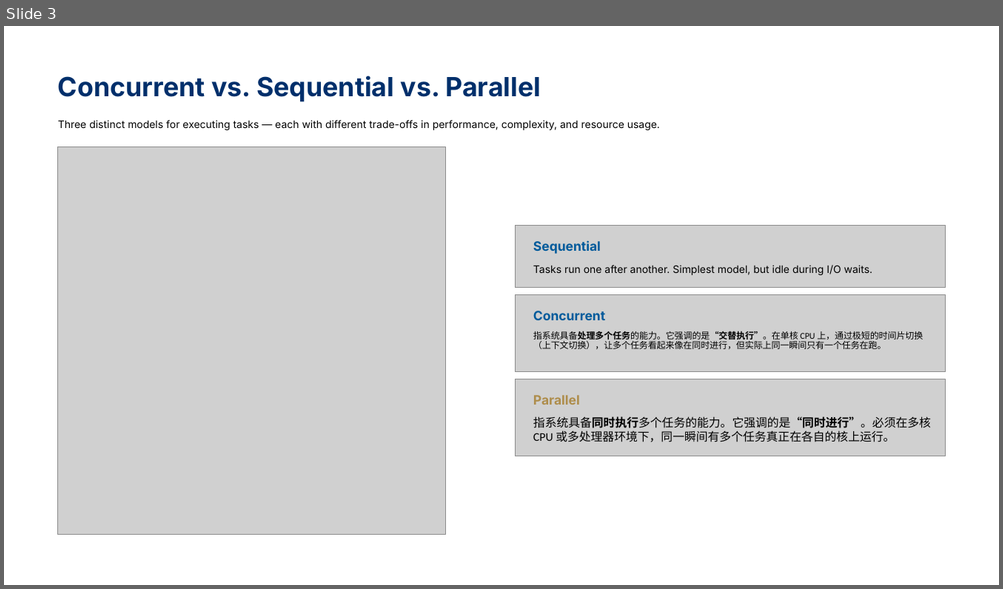
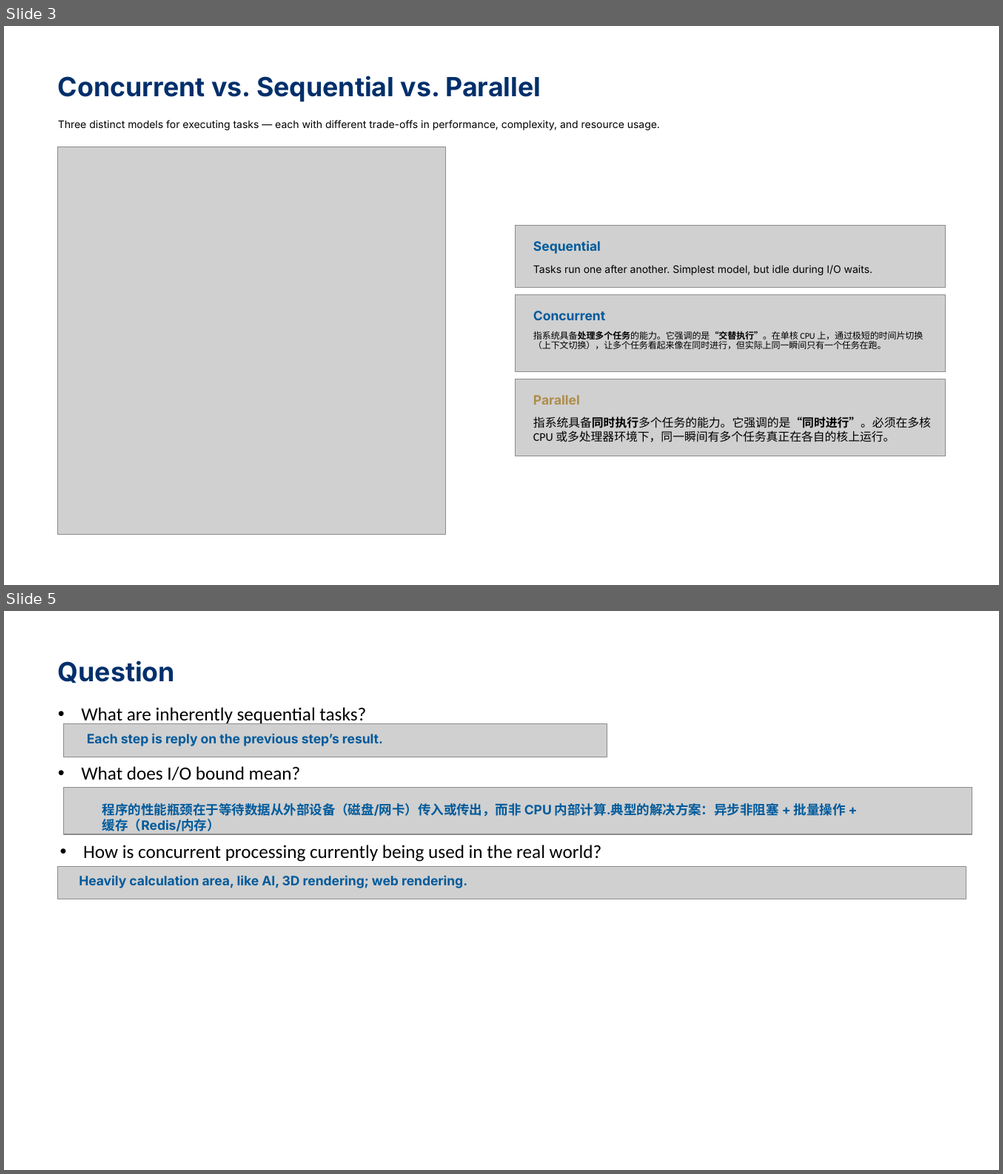
Before and after one commit to ZiZi1noob/Mastering-Concurrency-in-Python, a slide deck: Mastering-Concurrency-in-Python.pptx. Shown one above the other, each under a label of ours: slide 3 before the commit, slides 3 and 5 after it; the slides between them are not shown. The pictures are 1003x589 and 1003x1174 pixels, drawn with LibreOffice and Linux fonts; fonts in the diff are those of the drawing; grey boxes stand for pictures; background and template pictures are left out. Boxes give left, top, right and bottom in pixels: in the first picture for what was removed or moved away, otherwise in the second. Text is boxed around its words. In the diff, an @@ line names an element or a change of style, - is before the commit and + after.

```diff
--- a/Mastering-Concurrency-in-Python.pptx
+++ b/Mastering-Concurrency-in-Python.pptx
@@ slide 5 added at box(4, 611, 999, 1170), background #000000; not listed: 1 template element that a slide beside it also shows @@
@@ text added at box(58, 661, 175, 684), 25.5 pt, text #002F6B, bold @@
+Question
@@ text added at box(81, 707, 366, 725), 18 pt, text #000000 @@
+• What are inherently sequential tasks?
@@ picture added at box(64, 723, 608, 758) @@
@@ text added at box(87, 733, 383, 746), 12.5 pt, text #005A9B, bold @@
+Each step is reply on the previous step’s result.
@@ picture added at box(64, 787, 972, 834) @@
@@ text added at box(81, 766, 301, 780), 18 pt, text #000000 @@
+• What does I/O bound mean?
@@ text added at box(102, 803, 845, 817), 12.5 pt, text #005A9B, bold @@
+程序的性能瓶颈在于等待数据从外部设备（磁盘/网卡）传入或传出，而非 CPU 内部计算.典型的解决方案：异步非阻塞 + 批量操作 +
+缓存（Redis/内存）
@@ text added at box(83, 845, 601, 862), 18 pt, text #000000 @@
+• How is concurrent processing currently being used in the real world?
@@ picture added at box(58, 867, 966, 899) @@
@@ text added at box(79, 875, 467, 889), 12.5 pt, text #005A9B, bold @@
+Heavily calculation area, like AI, 3D rendering; web rendering.
```
Also in this commit, not shown: 3 other slides added, 1 other file.
